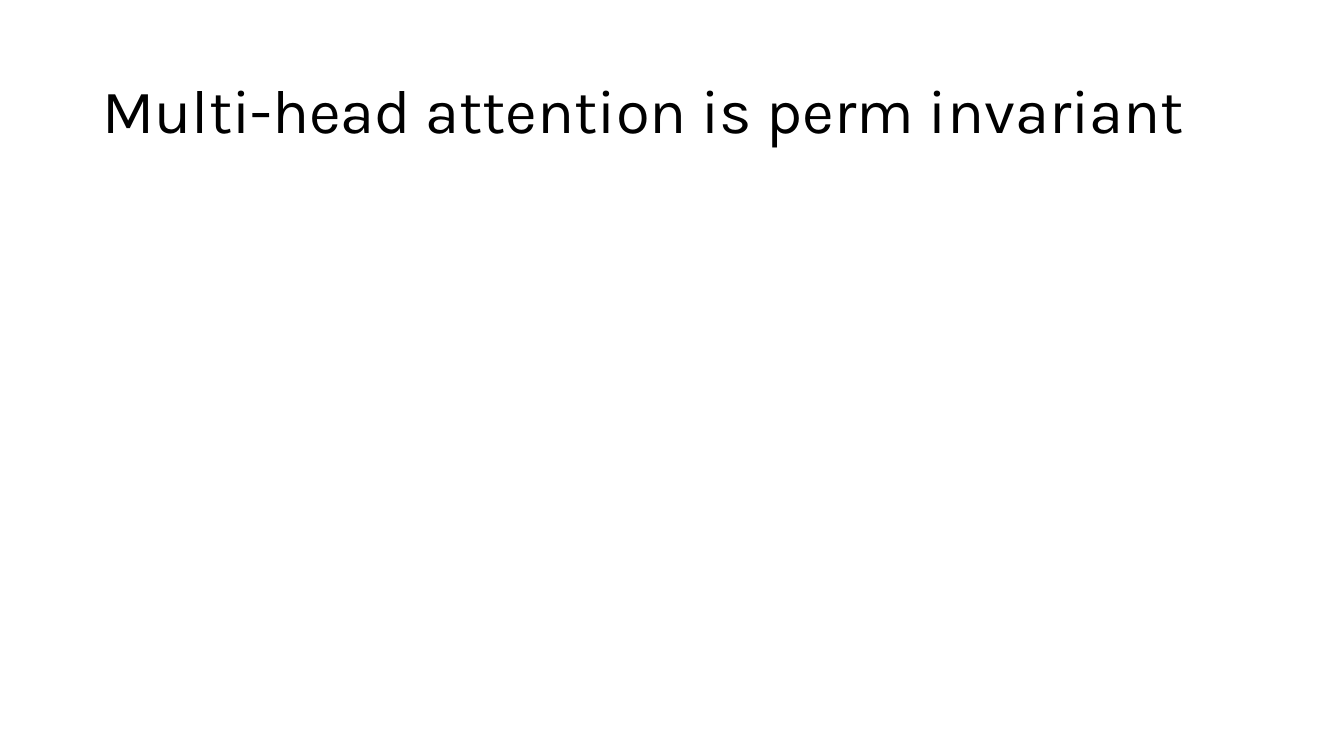
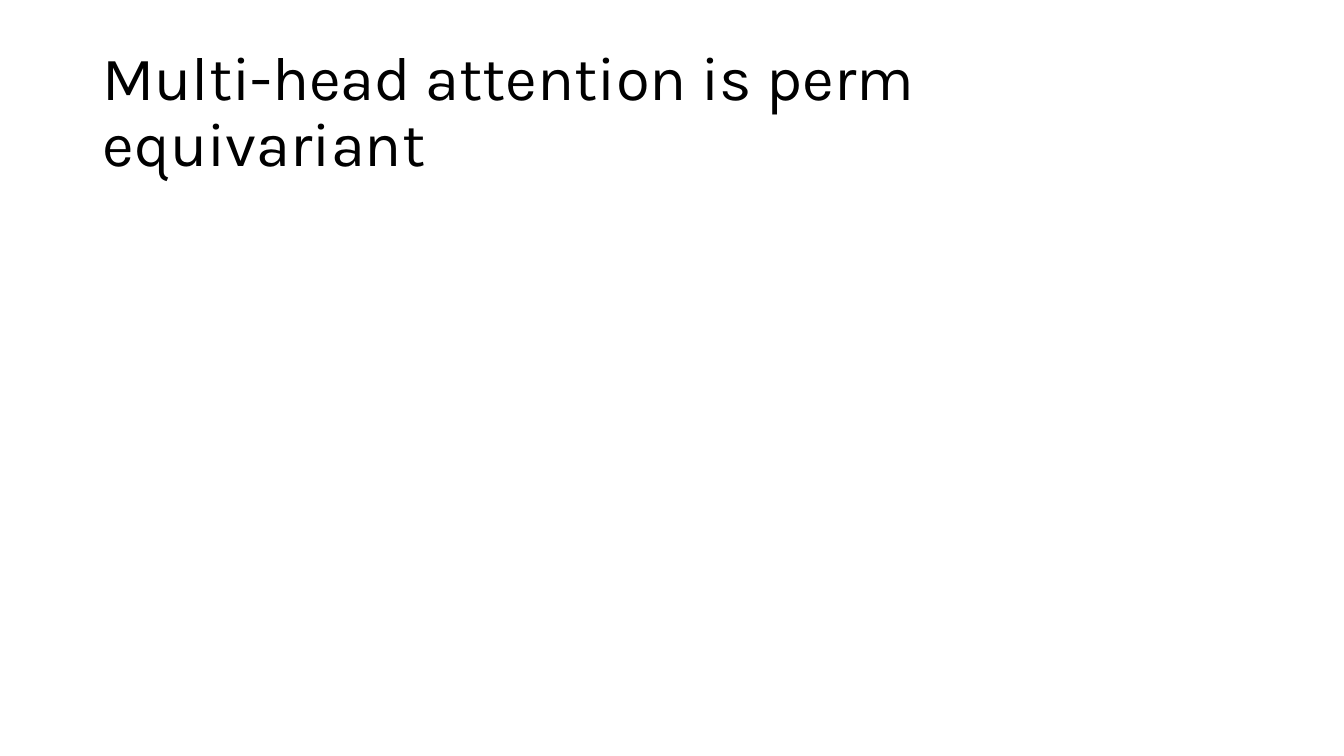
Before and after one commit to engelhard-lab/lectures, a slide deck: slide 51 of lectures/attention_and_the_transformer.pptx. Drawn at 1344x756 pixels with LibreOffice and Linux fonts; fonts in the diff are those of the drawing; grey boxes stand for pictures. Boxes give left, top, right and bottom in pixels: in the first picture for what was removed or moved away, otherwise in the second. Text is boxed around its words. In the diff, an @@ line names an element or a change of style, - is before the commit and + after.

```diff
--- a/lectures/attention_and_the_transformer.pptx
+++ b/lectures/attention_and_the_transformer.pptx
@@ title at bbox=[102, 57, 914, 181]: text changed @@
-Multi-head attention is perm invariant
+Multi-head attention is perm equivariant
```
Also in this commit, not shown: 1 other slide changed, 2 other files.
